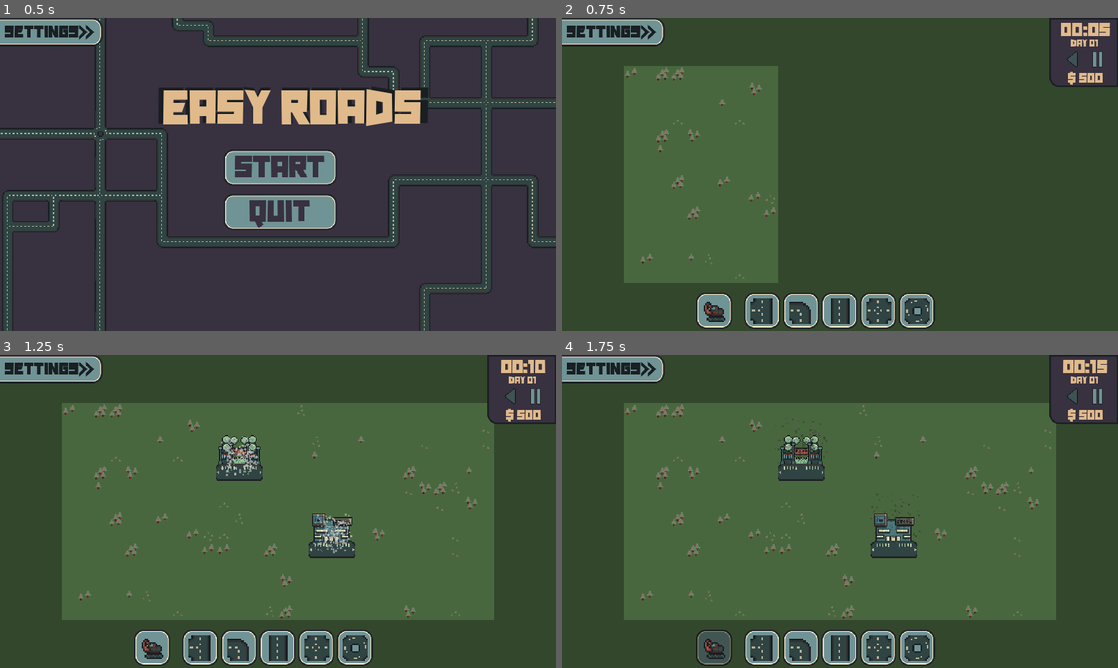
Above: before the commit, frames 1-4 (two rows, left to right).
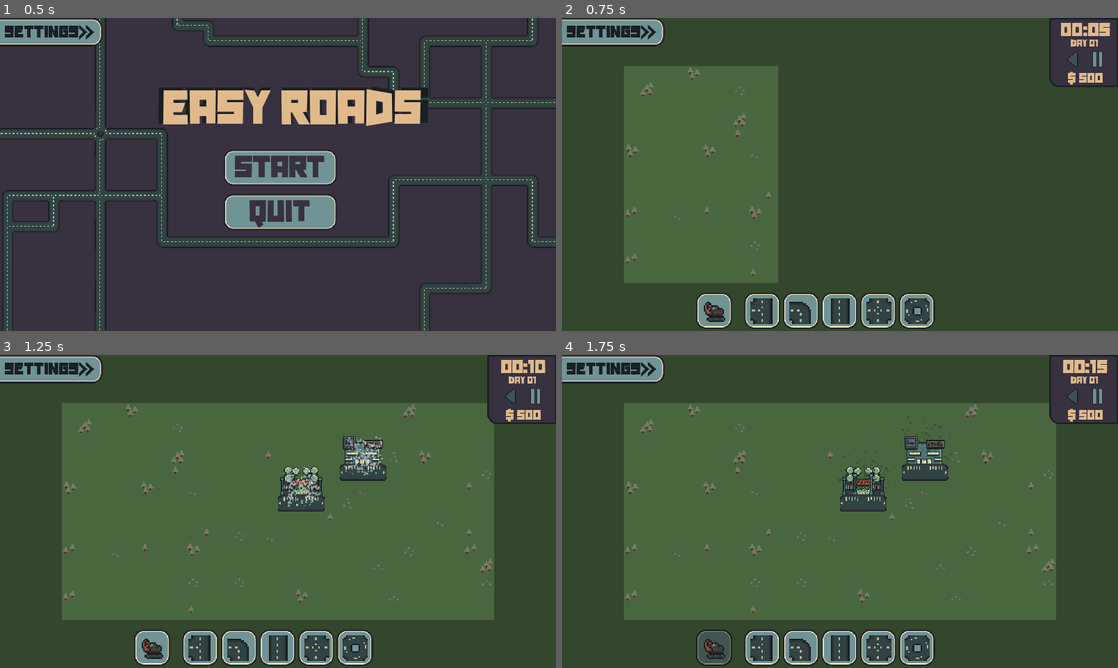
Above: after the commit, the same moments.

Repository: StixxyTape/Easy-Roads
Game: Godot game, scene res://Scenes/menu.tscn
Two runs of this game, one before a commit and one after it. Both use one fixed random seed, a clock stepped at 60 frames per second and the inputs below.
Inputs (mouse positions are in pixels of both pictures, inside the frame that each line leads up to):
- Up to frame 1 (0.5 s): no input
- Up to frame 2 (0.75 s): click "Start" at 0.5 s
- Up to frame 3 (1.25 s): no input
- Up to frame 4 (1.75 s): click (712, 649) at 1.25 s

Frame 1 is identical in both runs. In frame 2, 0.8% of the frame differs, in the area x 11-39%, y 15-84%; in frame 3, 5.5%; in frame 4, 5.6%, in the area x 11-89%, y 15-85%.

Commit message:
Bug Fixes

Diff:
--- a/Easy Roads/Scripts/GridSystem.gd
+++ b/Easy Roads/Scripts/GridSystem.gd
@@ -1,7 +1,7 @@
 extends TileMap
 
 # How big the grid is e.g 4x4
-var gridSize : int = 4
+var gridSize : int = 5
 
 # Define the area in tile coordinates
 var start_x = -14
@@ -57,7 +57,7 @@
 var spawningHouse : bool = true
 
 # The cooldown between spawning houses
-var houseSpawnCooldown : int = 4
+var houseSpawnCooldown : int = 8
 
 # To keep track of the days and structures that have been built
 var passedDays : Array = []
@@ -302,7 +302,7 @@
 				buildArea.append(Vector2(x,y))
 				set_cell(4, Vector2i(x,y), 0, Vector2i(1,0))
 				# For adding trees and bushes
-				if randi_range(0, 6) == 0:
+				if randi_range(0, 10) == 0:
 					var randX = randi_range(5, 6)
 					var randY = randi_range(2, 5)
 					set_cell(0, Vector2i(x,y), 2, Vector2i(randX, randY))
